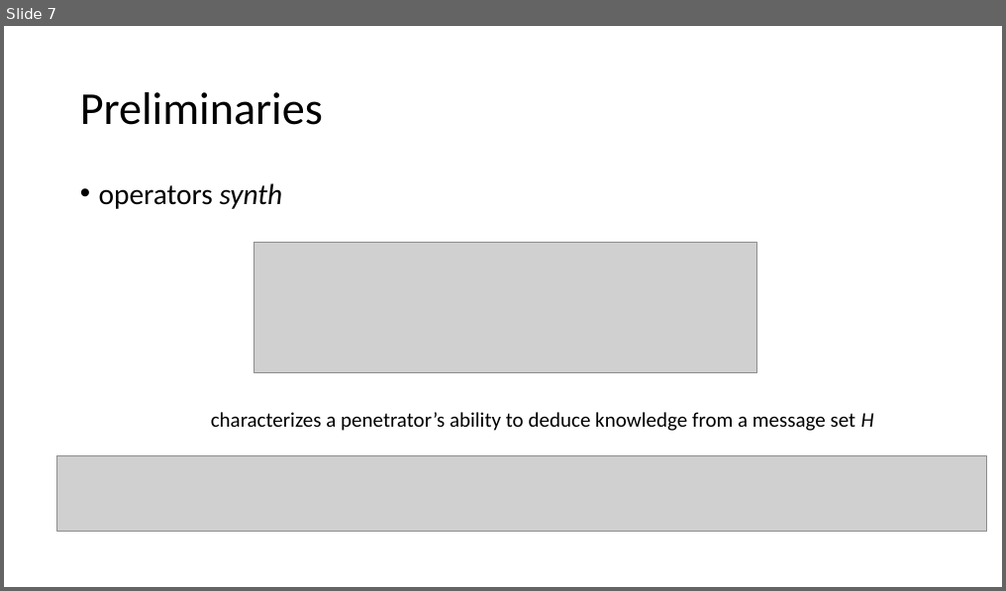
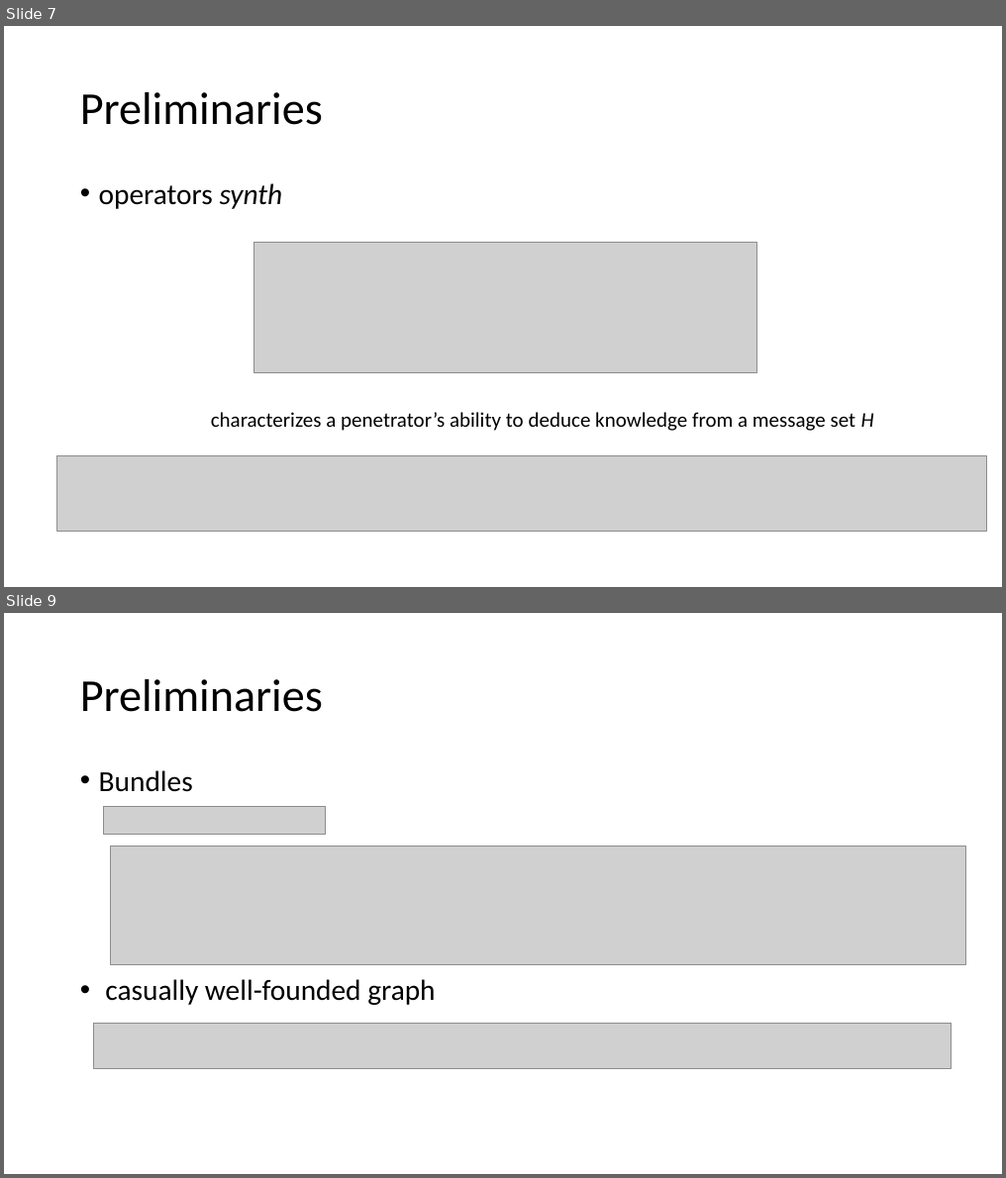
Before and after one commit to bacmive/paper_notes, a slide deck: notes7-strand space.pptx. Shown one above the other, each under a label of ours: slide 7 before the commit, slides 7 and 9 after it; the slides between them are not shown. The pictures are 1006x591 and 1006x1178 pixels, drawn with LibreOffice and Linux fonts; fonts in the diff are those of the drawing; grey boxes stand for pictures. Boxes give left, top, right and bottom in pixels: in the first picture for what was removed or moved away, otherwise in the second. Text is boxed around its words. In the diff, an @@ line names an element or a change of style, - is before the commit and + after.

```diff
--- a/notes7-strand space.pptx
+++ b/notes7-strand space.pptx
@@ slide 9 added at (x1=4, y1=613, x2=1002, y2=1174), background #FFFFFF @@
@@ title added at (x1=80, y1=679, x2=323, y2=712), 44 pt, text #000000 @@
+Preliminaries
@@ text added at (x1=99, y1=770, x2=435, y2=1005), 28 pt, text #000000 @@
+• Bundles
+• casually well-founded graph
@@ picture added at (x1=104, y1=807, x2=325, y2=834) @@
@@ picture added at (x1=110, y1=847, x2=966, y2=964) @@
@@ picture added at (x1=93, y1=1023, x2=951, y2=1069) @@
```
Also in this commit, not shown: 6 other slides added, 1 slide removed.
